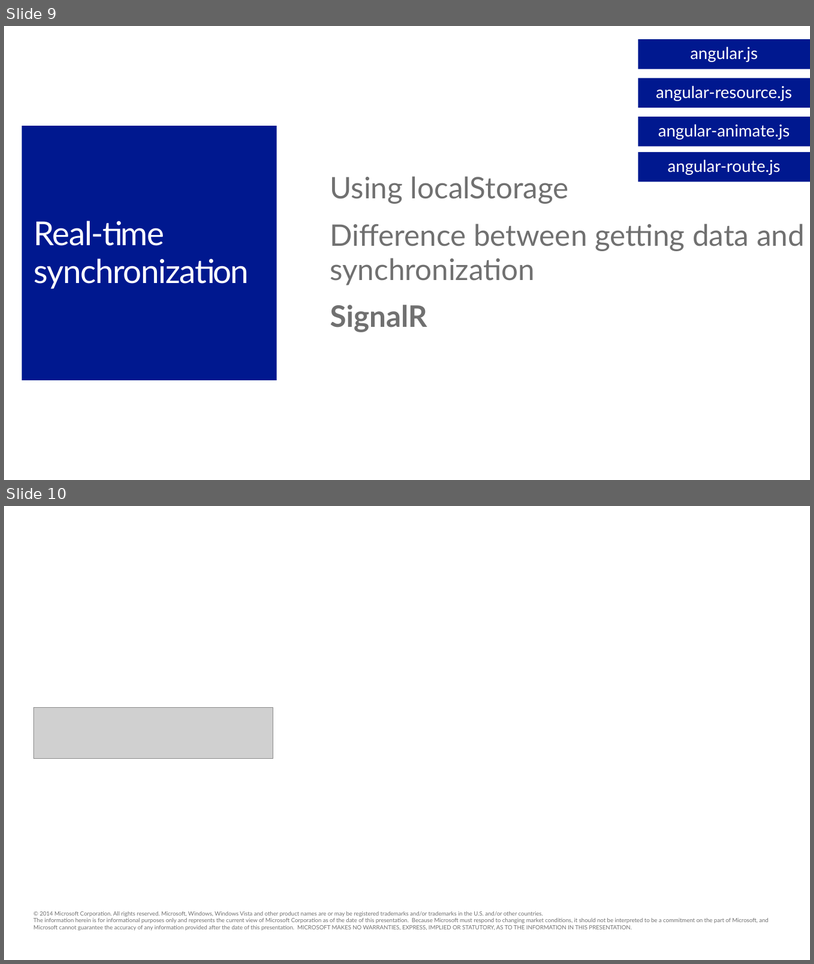
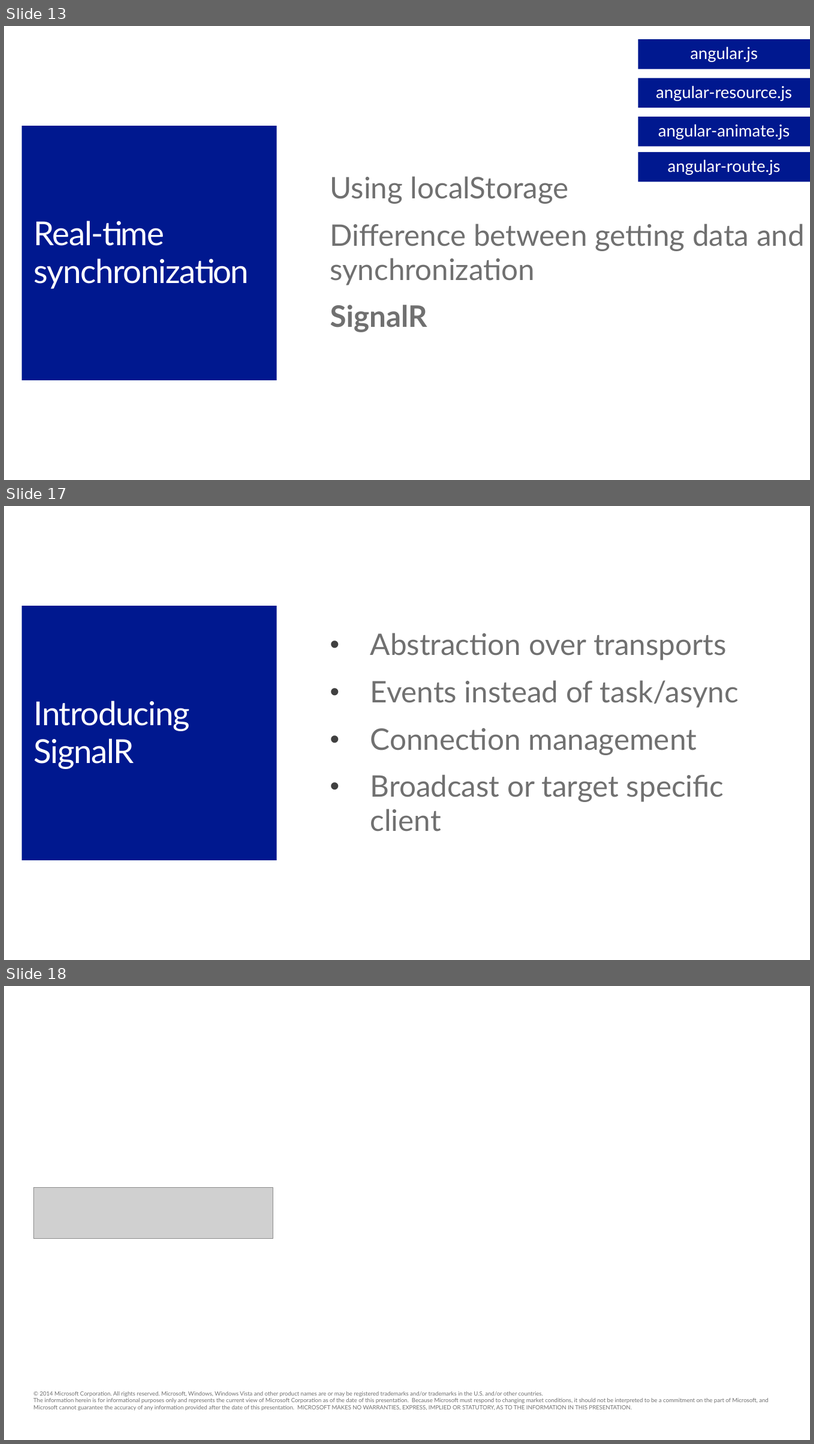
Before and after one commit to jongalloway/Angular-and-ASPNET-Build2014, a slide deck: AngularMTG/Slides/Building a Single Page Application with ASP.NET and Angular.js.pptx. Shown one above the other, each under a label of ours: slides 9 and 10 before the commit, slides 13, 17 and 18 after it; the slides between them are not shown. The pictures are 814x964 and 814x1444 pixels, drawn with LibreOffice and Linux fonts; fonts in the diff are those of the drawing; grey boxes stand for pictures; background and template pictures are left out. Boxes give left, top, right and bottom in pixels: in the first picture for what was removed or moved away, otherwise in the second. Text is boxed around its words. In the diff, an @@ line names an element or a change of style, - is before the commit and + after.

```diff
--- a/AngularMTG/Slides/Building a Single Page Application with ASP.NET and Angular.js.pptx
+++ b/AngularMTG/Slides/Building a Single Page Application with ASP.NET and Angular.js.pptx
@@ slide 17 added at (4,506,810,960), background #FFFFFF @@
@@ title added at (22,606,277,860), fill #00188F, 40 pt, text #FFFFFF @@
+Introducing SignalR
@@ text added at (371,633,739,831), 36 pt, text #707070 @@
+• Abstraction over transports
+• Events instead of task/async
+• Connection management
+• Broadcast or target specific client
@@ what was slide 9 is now slide 13 @@
@@ what was slide 10 is now slide 18 @@
```
Also in this commit, not shown: 7 other slides added.
